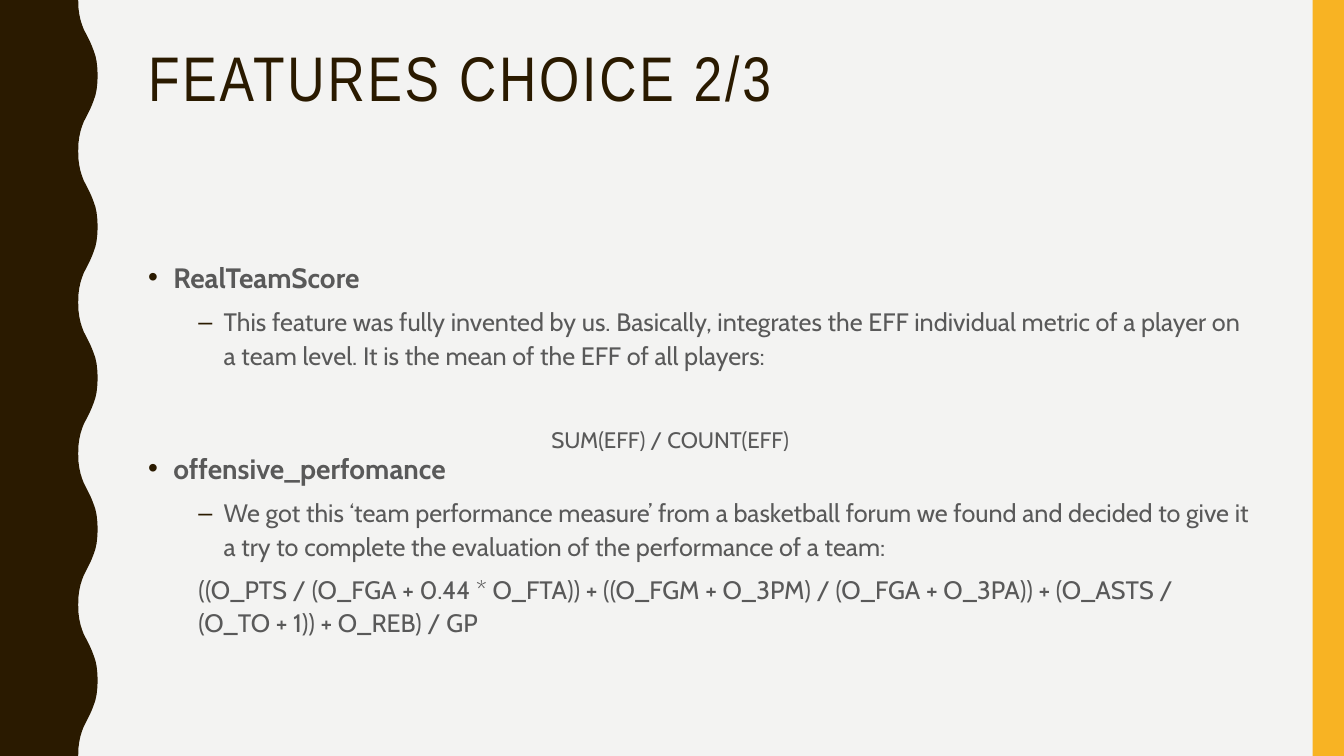
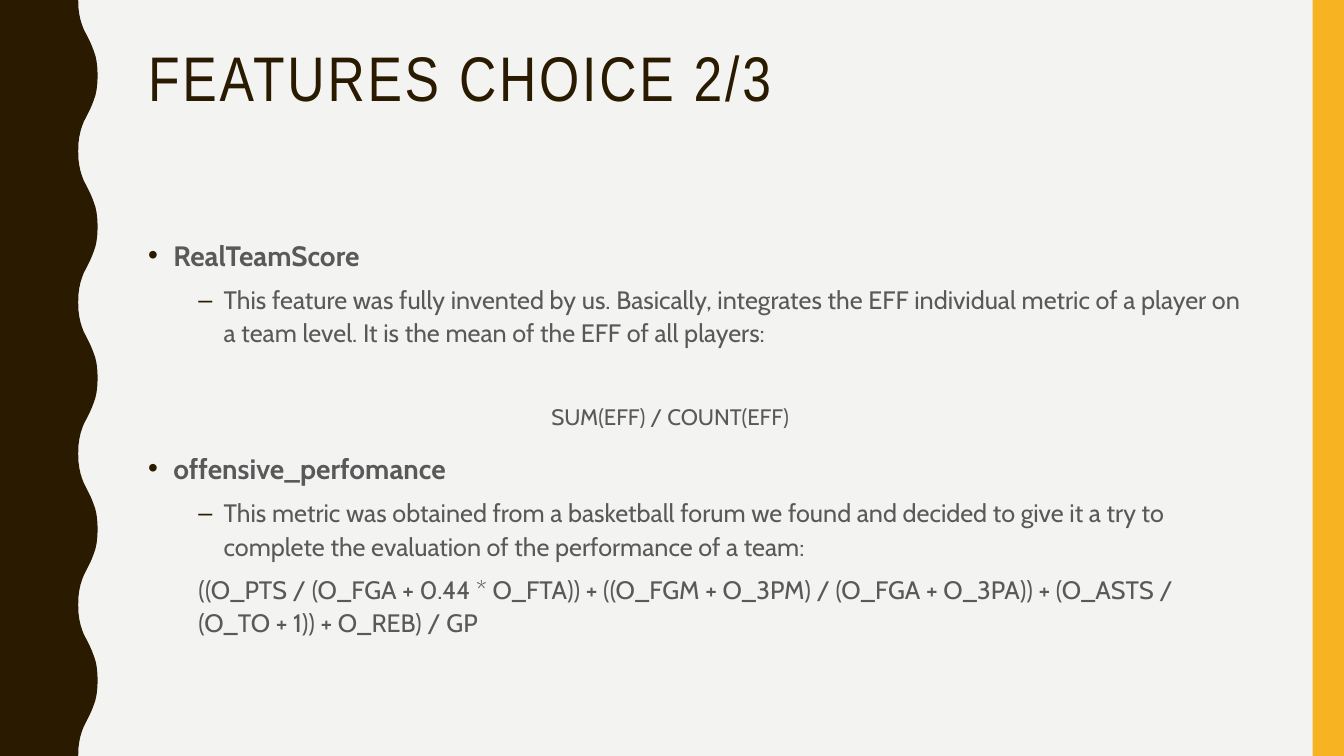
Before and after one commit to afs202005277/AC, a slide deck: slide 18 of ppt projeto.pptx. Drawn at 1344x756 pixels with LibreOffice and Linux fonts; fonts in the diff are those of the drawing. Boxes give left, top, right and bottom in pixels: in the first picture for what was removed or moved away, otherwise in the second. Text is boxed around its words. In the diff, an @@ line names an element or a change of style, - is before the commit and + after.

```diff
--- a/ppt projeto.pptx
+++ b/ppt projeto.pptx
@@ text "RealTeamScore": place and size @@
-text "RealTeamScore" at [173,267,1240,451]
+text "RealTeamScore" at [173,245,1240,428]
@@ text at [224,503,1164,562]: text changed @@
-  – We got this ‘team performance measure’ from a basketball forum we found and decided to give it a try to complete the evaluation of the performance of a team:
+  – This metric was obtained from a basketball forum we found and decided to give it a try to complete the evaluation of the performance of a team:
```
Also in this commit, not shown: 3 other slides changed, 4 other files.
